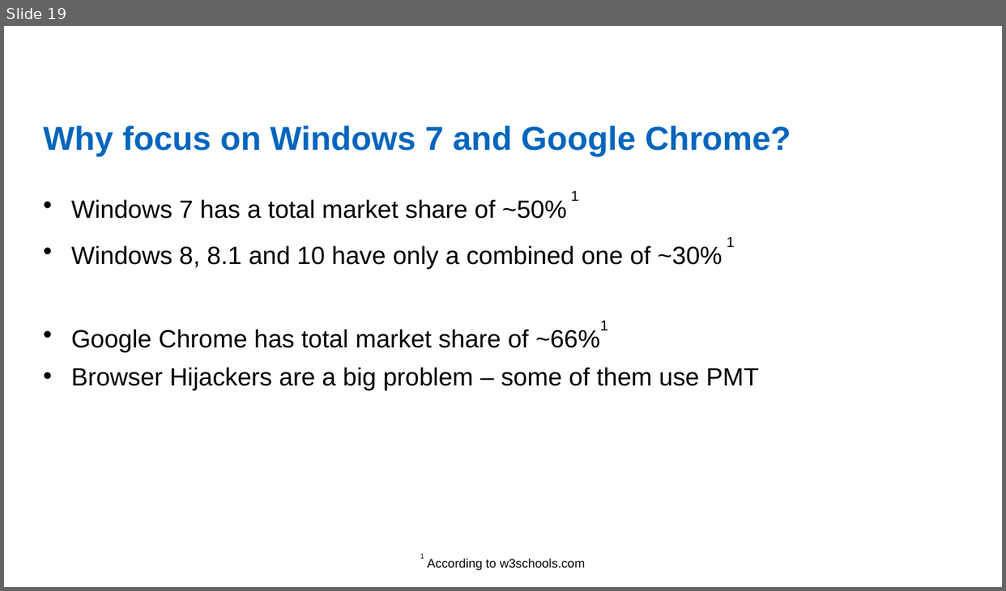
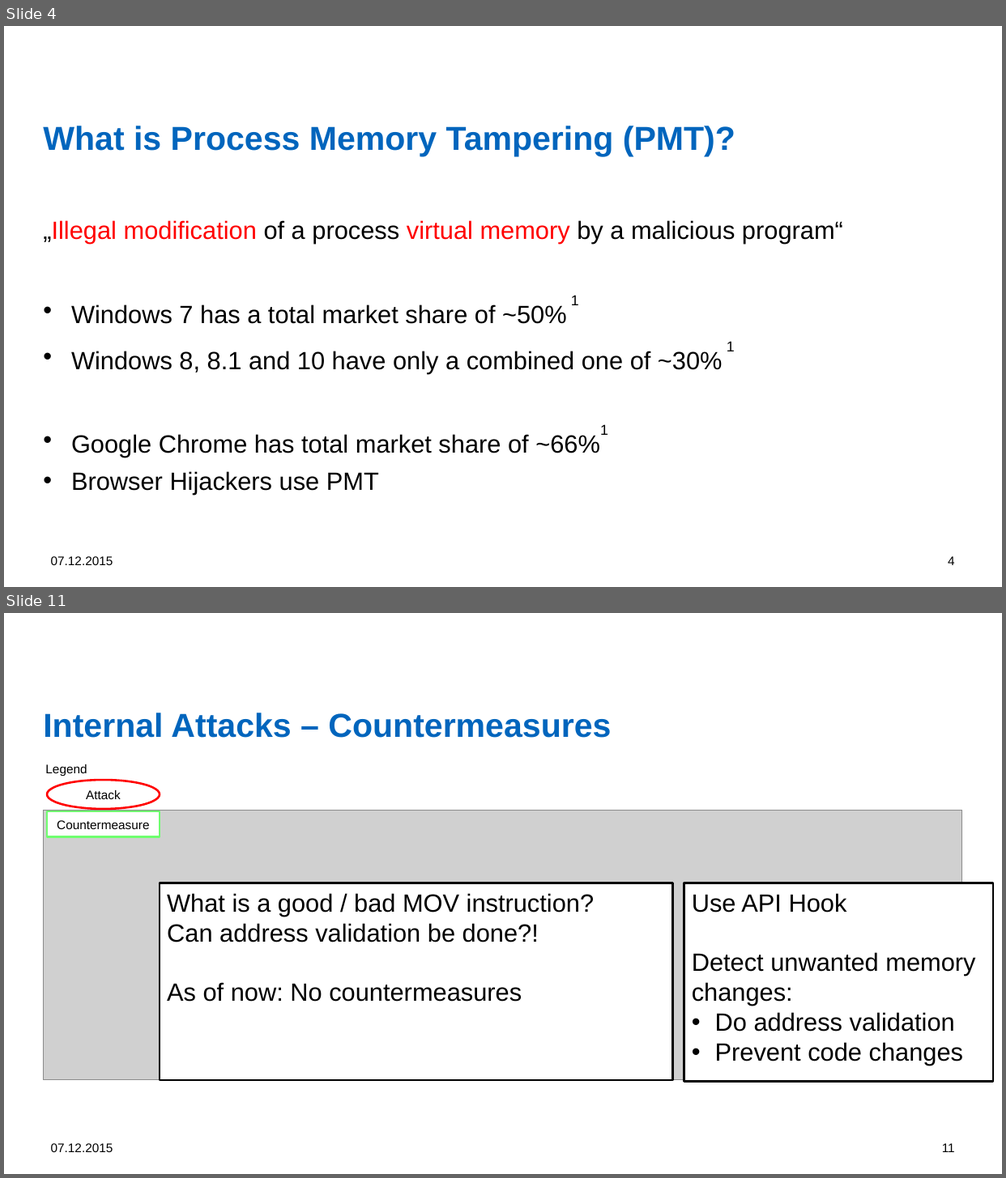
Before and after one commit to dennisfischer/bachelors-thesis, a slide deck: Presentations/Overview of illegal memory modifications - Attacks and Defenses.pptx. Shown one above the other, each under a label of ours: slide 19 before the commit, slides 4 and 11 after it; the slides between them are not shown. The pictures are 1006x591 and 1006x1178 pixels, drawn with LibreOffice and Linux fonts; fonts in the diff are those of the drawing; grey boxes stand for pictures; background and template pictures are left out. Boxes give left, top, right and bottom in pixels: in the first picture for what was removed or moved away, otherwise in the second. Text is boxed around its words. In the diff, an @@ line names an element or a change of style, - is before the commit and + after.

```diff
--- a/Presentations/Overview of illegal memory modifications - Attacks and Defenses.pptx
+++ b/Presentations/Overview of illegal memory modifications - Attacks and Defenses.pptx
@@ slide 11 added at (4,613,1002,1174), background #FFFFFF @@
@@ title added at (43,713,611,738), 32 pt, text #0065BD, bold @@
+Internal Attacks – Countermeasures
@@ text added at (45,764,87,776), 12 pt, text #000000 @@
+Legend
@@ ellipse added at (47,780,159,809), fill #FFFFFF, outline #FF0000 2 pt, 12 pt, text #000000 @@
+Attack
@@ picture added at (43,811,962,1081) @@
@@ rectangle added at (47,811,159,837), fill #FFFFFF, outline #6FFF6F 2 pt, 12 pt, text #000000 @@
+Countermeasure
@@ rectangle added at (160,884,673,1080), fill #FFFFFF, outline #000000 2 pt, 24 pt, text #000000 @@
+What is a good / bad MOV instruction?
+Can address validation be done?!
+As of now: No countermeasures
@@ rectangle added at (684,884,994,1082), fill #FFFFFF, outline #000000 2 pt, 24 pt, text #000000 @@
+Use API Hook
+Detect unwanted memory changes:
+• Do address validation
+• Prevent code changes
@@ text added at (51,1144,113,1152), 12 pt, text #000000 @@
+07.12.2015
@@ page number added at (942,1144,955,1152), 12 pt, text #000000 @@
+11
@@ what was slide 19 is now slide 4 @@
@@ slide 4 changed as well @@
@@ title at (43,126,735,156): text changed @@
-Why focus on Windows 7 and Google Chrome?
+What is Process Memory Tampering (PMT)?
@@ text at (43,220,843,244): paragraph added @@
+„Illegal modification of a process virtual memory by a malicious program“
@@ text at (71,472,379,495): text changed @@
-• Browser Hijackers are a big problem – some of them use PMT
+• Browser Hijackers use PMT
@@ text added at (51,557,113,565), 12 pt, text #000000 @@
+07.12.2015
@@ text removed at (420,554,585,570) @@
-1 According to w3schools.com
@@ page number added at (948,557,955,565), 12 pt, text #000000 @@
+4
```
Also in this commit, not shown: 10 other slides changed, 6 other slides added, 8 slides removed, 15 other files.
